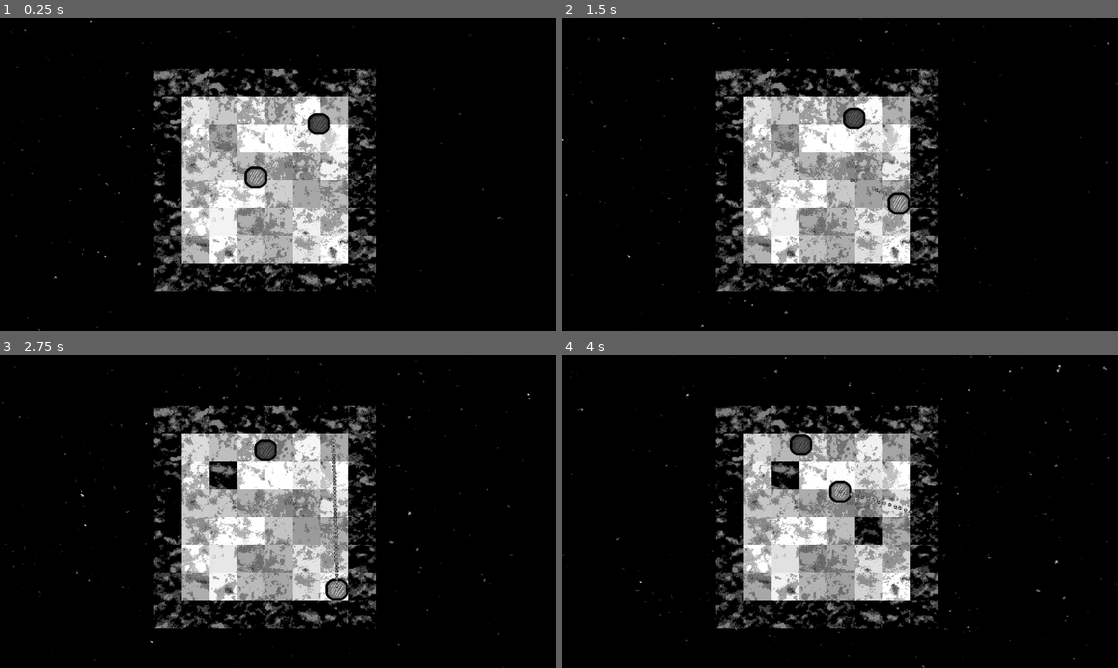
Above: before the commit, frames 1-4 (two rows, left to right).
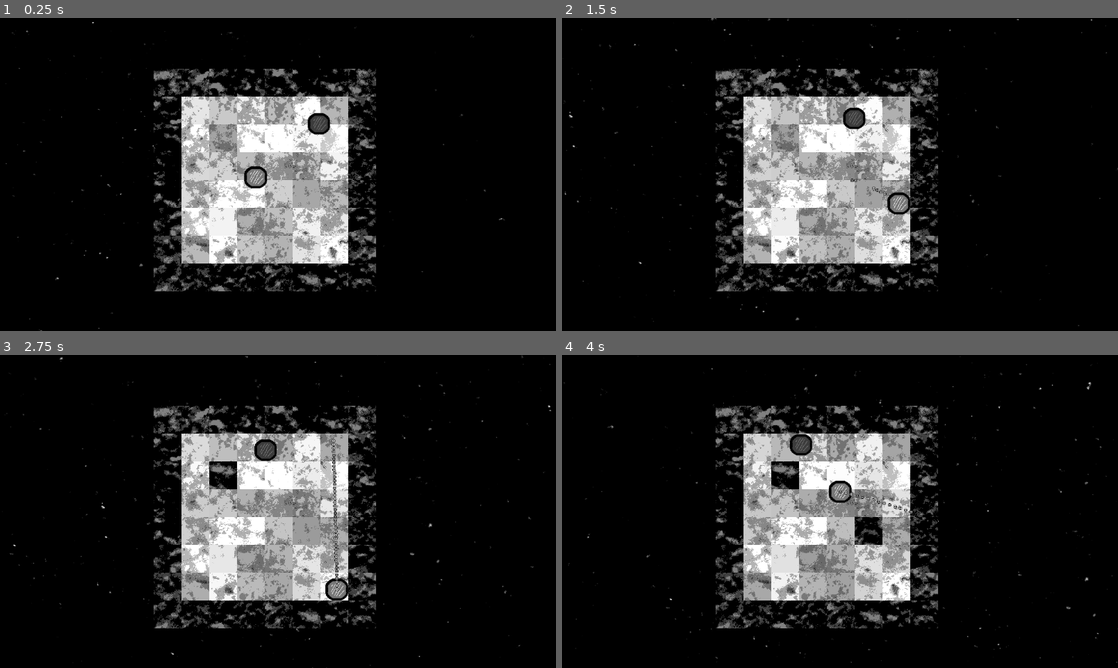
Above: after the commit, the same moments.

Repository: Indivicivet/ludumdare54
Game: Godot game, scene res://ludumdare54.tscn
Same seed, same stepped clock (60 frames per second), same inputs: the game is played once before the commit and once after it.
Inputs (mouse positions are in pixels of both pictures, inside the frame that each line leads up to):
- Up to frame 1 (0.25 s): no input
- Up to frame 2 (1.5 s): move the mouse to (962, 158) at 0.52 s; press the mouse at (962, 158) at 0.53 s; hold Right (right) 0.53-1.28 s; move the mouse to (728, 190) at 1.27 s; release the mouse at (728, 190) at 1.28 s; hold Down (down) from 1.28 s (still down); click (728, 190) at 1.35 s
- Up to frame 3 (2.75 s): move the mouse to (333, 442) at 2.02 s; release Down (down) at 2.03 s; press the mouse at (333, 442) at 2.03 s; hold Right (right) from 2.03 s (still down)
- Up to frame 4 (4 s): move the mouse to (812, 574) at 2.77 s; release Right (right) at 2.78 s; release the mouse at (812, 574) at 2.78 s; hold Up (up) 2.78-3.53 s; click (812, 574) at 2.85 s; move the mouse to (1006, 558) at 3.52 s; press the mouse at (1006, 558) at 3.53 s; hold Left (left) from 3.53 s (still down)

The runs differ from the first frame. In frame 1, 0.1% of the frame differs, in the area x 0-91%, y 0-100%; in frame 2, 0.2%; in frame 3, 0.3%; in frame 4, 0.4%, in the area x 0-100%, y 0-100%.

Commit message:
refactor spacescroll to use dir.normalized()

Diff:
--- a/scripts/spacescroll.gd
+++ b/scripts/spacescroll.gd
@@ -1,14 +1,13 @@
 extends Node2D
 
 
-const SPEED = 3.0;
+const SPEED = 200.0;
 const WIDTH = 2592;
 const HEIGHT = 1944;
 const RANDOM_CHANGE_AVERAGE_TIME = 10;
 
 var rng = RandomNumberGenerator.new()
-var dir_cos = 0.7;
-var dir_sin = (1 - dir_cos ** 2) ** 0.5;
+var dir = Vector2(1, 0)
 
 
 # Called when the node enters the scene tree for the first time.
@@ -17,16 +16,11 @@
 
 
 func choose_direction():
-	var x = rng.randf_range(-1, 1)
-	var y = rng.randf_range(-1, 1)
-	var r = (x ** 2 + y ** 2) ** 0.5
-	dir_cos = x / r
-	dir_sin = y / r
+	dir = Vector2(rng.randf_range(-1, 1), rng.randf_range(-1, 1))
 
 
 func _process(delta):
-	self.position.x += SPEED * dir_cos;
-	self.position.y += SPEED * dir_sin;
+	self.position += SPEED * dir.normalized() * delta;
 	if self.position.x > 0:
 		self.position.x -= WIDTH;
 	if self.position.x < -WIDTH:
